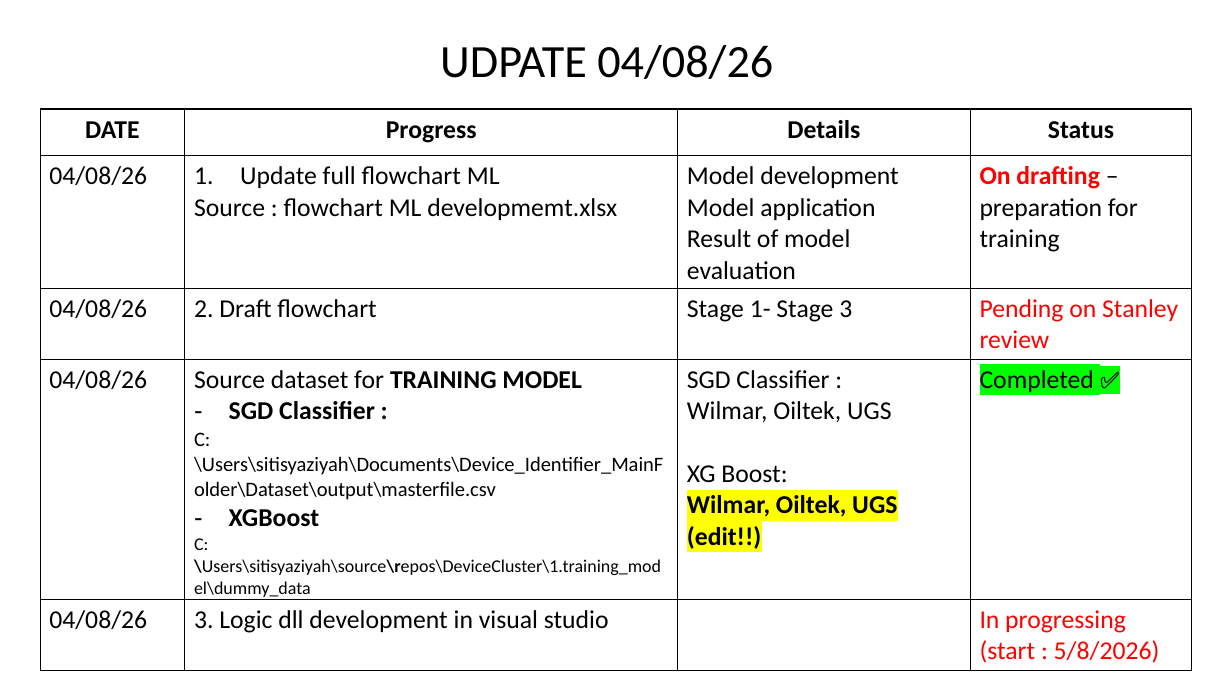
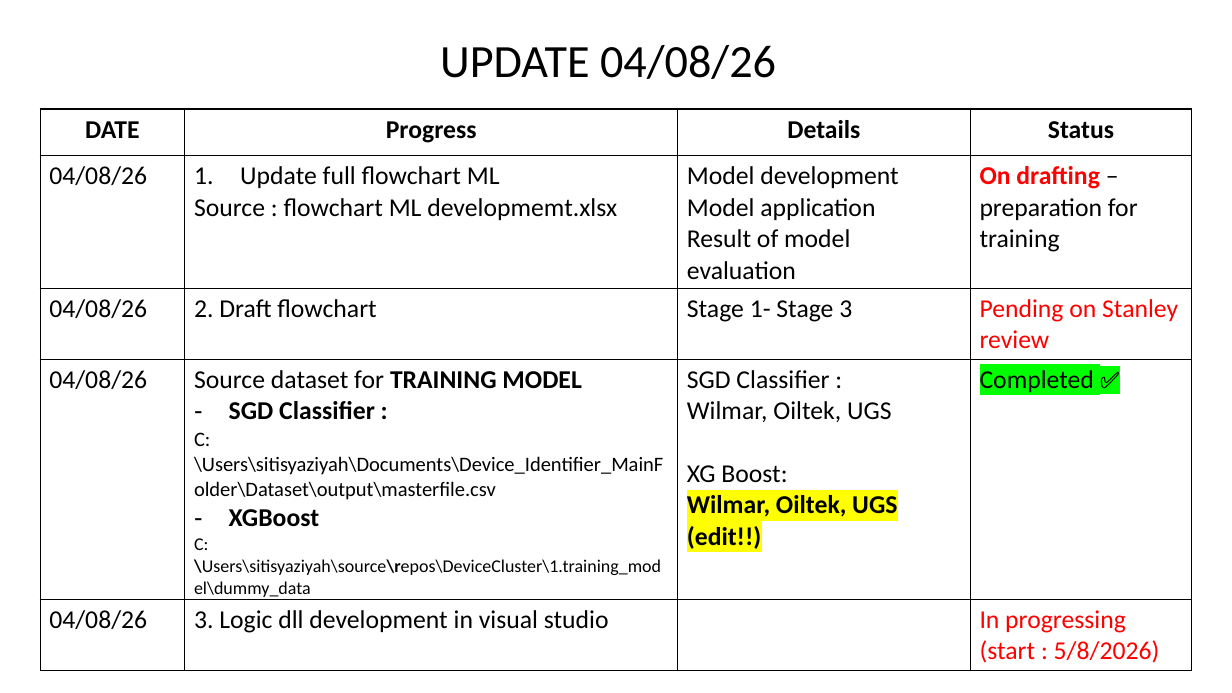
Before and after one commit to Syaziyah30/DeviceCluster, a slide deck: slide 7 of 1.training_model/supplementary/Device Identifier 20260717.pptx. Drawn at 1232x693 pixels with LibreOffice and Linux fonts; fonts in the diff are those of the drawing. Boxes give left, top, right and bottom in pixels: in the first picture for what was removed or moved away, otherwise in the second. Text is boxed around its words. In the diff, an @@ line names an element or a change of style, - is before the commit and + after.

```diff
--- a/1.training_model/supplementary/Device Identifier 20260717.pptx
+++ b/1.training_model/supplementary/Device Identifier 20260717.pptx
@@ text at <box>440,45,776,79</box>: text changed @@
-UDPATE 04/08/26
+UPDATE 04/08/26
```
Also in this commit, not shown: 6 other slides changed, 1 slide added, 3 other files.
